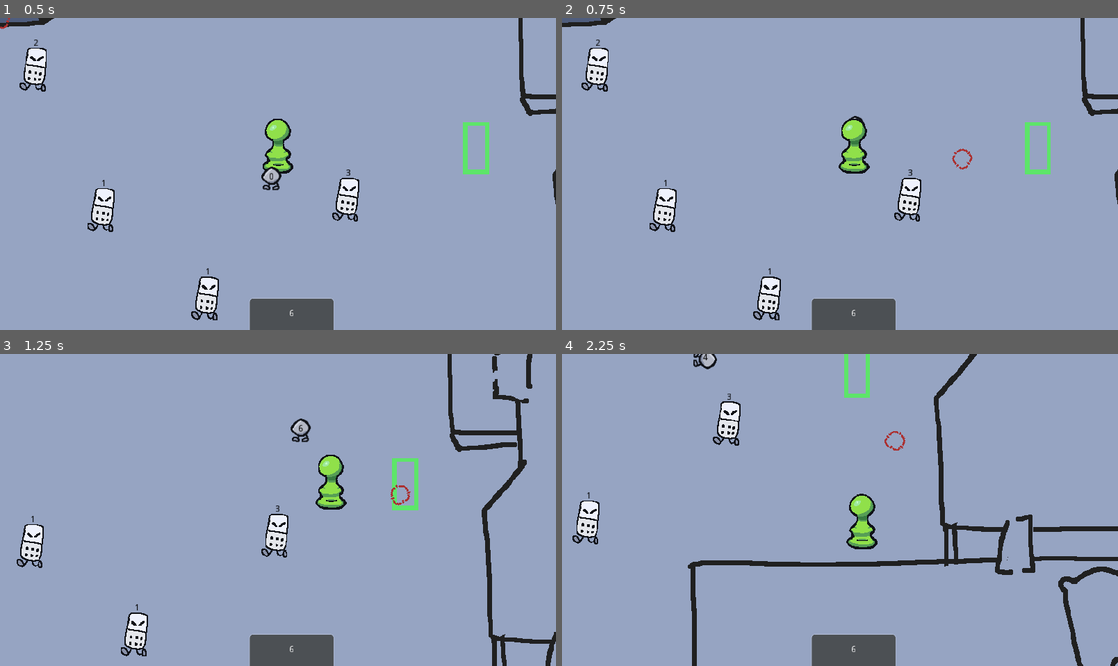
Above: before the commit, frames 1-4 (two rows, left to right).
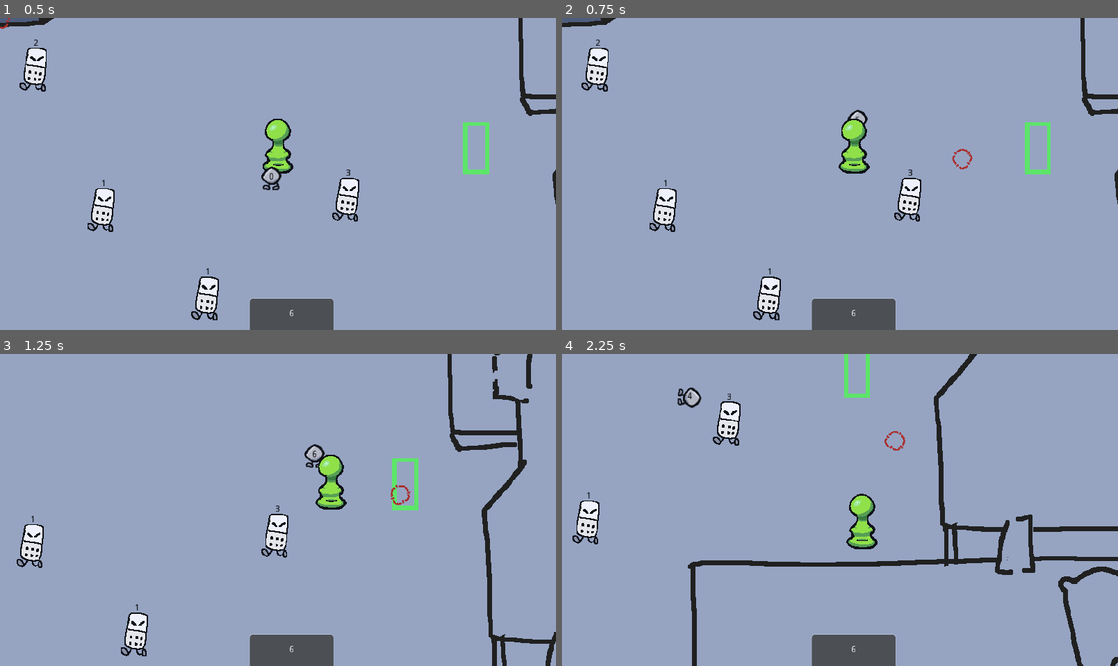
Above: after the commit, the same moments.

Repository: honiemun/GMTK-2022
Game: Godot game, scene res://World/World.tscn
Two runs of this game, one before a commit and one after it. Both use one fixed random seed, a clock stepped at 60 frames per second and the inputs below.
Inputs (mouse positions are in pixels of both pictures, inside the frame that each line leads up to):
- Up to frame 1 (0.5 s): no input
- Up to frame 2 (0.75 s): move the mouse to (962, 158) at 0.52 s; hold Right (ui_right) from 0.53 s (still down); click (962, 158) at 0.6 s
- Up to frame 3 (1.25 s): keep holding Right (ui_right); right-click (400, 494) at 0.8 s
- Up to frame 4 (2.25 s): move the mouse to (728, 525) at 1.27 s; release Right (ui_right) at 1.28 s; hold Down (ui_down) 1.28-2.03 s; right-click (728, 525) at 1.35 s; click (728, 525) at 1.55 s; move the mouse to (895, 441) at 2.02 s; hold Right (ui_right) from 2.03 s (still down); click (895, 441) at 2.1 s

Frame 1 is identical in both runs. In frame 2, less than 0.1% of the frame differs, in the area x 51-55%, y 29-35%; in frame 3, 0.4%, in the area x 52-59%, y 20-37%; in frame 4, 0.4%.

Commit message:
Hotfix: Hoop hitbox crash, dice on perma-attack

Diff:
--- a/Dice/Dice.gd
+++ b/Dice/Dice.gd
@@ -30,9 +30,10 @@
 
 # ATTACKS
 
-const ATTACK_DURATION = 0.8
+const ATTACK_DURATION = 0.7
 const RETRACT_DURATION = 1.5
 const RADIUS = 250
+var canAttack = false
 
 # OTHER NODES
 onready var player = get_tree().get_nodes_in_group("Player")[0]
@@ -60,6 +61,7 @@
 		define_bezier_variables()
 		state = ATTACK
 
+	determine_attack()
 
 
 func follow_state(delta):
@@ -67,6 +69,17 @@
 
 func attack_state(delta):
 	move_towards_curve(delta)
+
+func retract_state(delta):
+	sprite.rotation += 8 * delta
+	follow_player(delta, FOLLOW_SPEED * 1.5)
+
+	var playerPosition = player.position - Vector2(0, FOLLOW_OFFSET)
+	if position.distance_to(playerPosition) < 30:
+		state = FOLLOW
+
+func _on_RetractTimer_timeout():
+	state = FOLLOW
 
 func roll_dice():
 	rawDiceRoll = rng.randi_range(1, MAX_DICE_ROLL)
@@ -88,16 +101,11 @@
 	var q1 = curvePosition.linear_interpolate(finalPosition, min(t, 1.0))
 	position = q0.linear_interpolate(q1, min(t, 1.0))
 
-func retract_state(delta):
-	sprite.rotation += 8 * delta
-	follow_player(delta, FOLLOW_SPEED * 1.5)
-
-	var playerPosition = player.position - Vector2(0, FOLLOW_OFFSET)
-	if position.distance_to(playerPosition) < 30:
-		state = FOLLOW
-
-func _on_RetractTimer_timeout():
-	state = FOLLOW
+func determine_attack():
+	if state == ATTACK && t <= ATTACK_DURATION * 1.3 || state == RETRACT:
+		canAttack = true
+	else:
+		canAttack = false
 
 func follow_player(delta, followSpeed):
 	position = position.linear_interpolate(player.position - Vector2(0, FOLLOW_OFFSET), delta * followSpeed)
--- a/Enemies/Domino/Domino.gd
+++ b/Enemies/Domino/Domino.gd
@@ -95,7 +95,7 @@
 
 func _on_Hurtbox_area_entered(area):
 	# If dice is lower than life:
-	if dice.state != dice.FOLLOW:
+	if dice.canAttack:
 		if dice.rawDiceRoll > diceRoll:
 			queue_free()
 		else:
